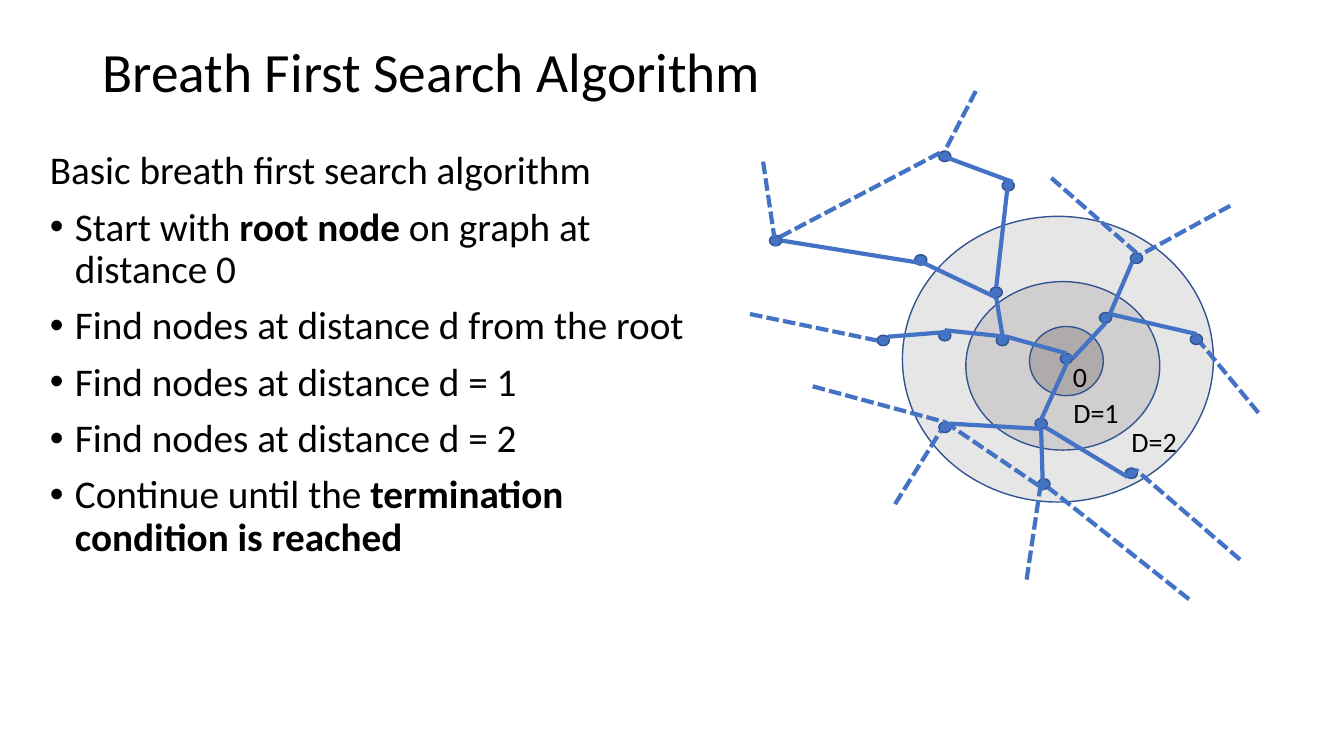
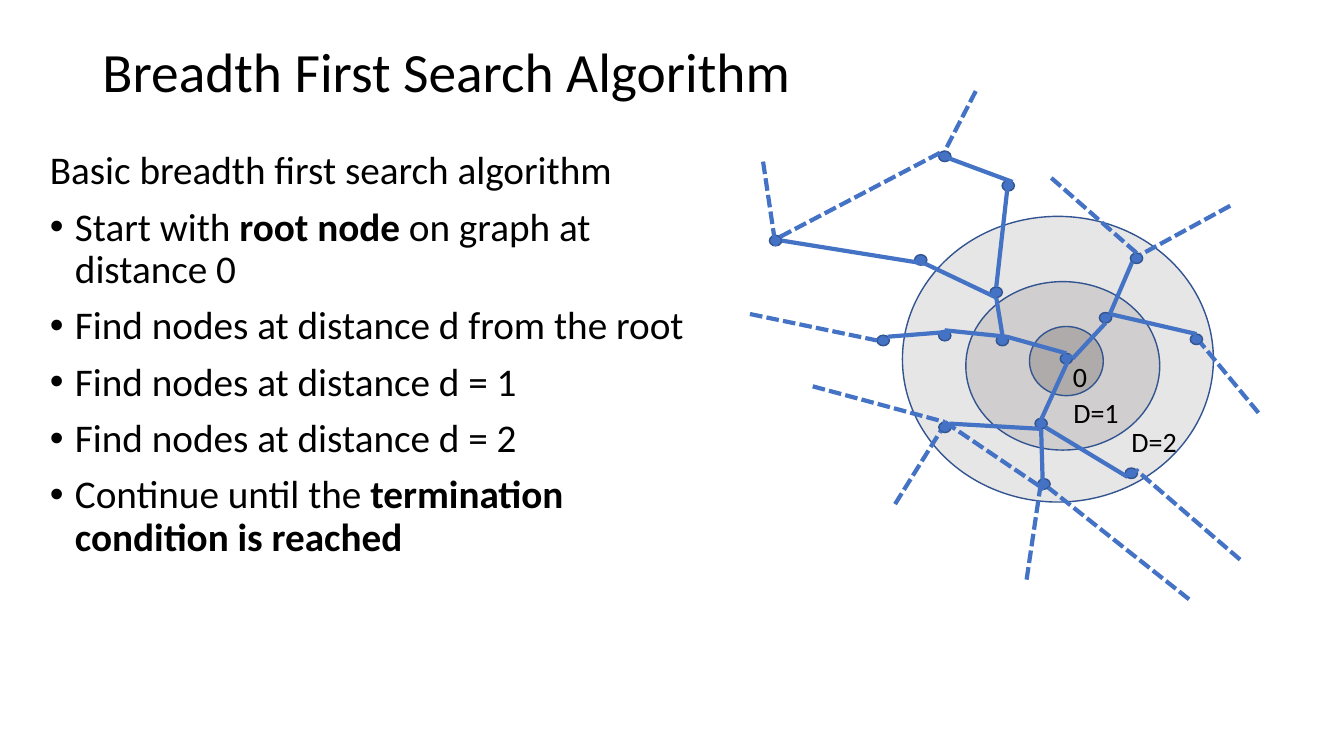
Before and after one commit to StephenElston/CSCI-E-108, a slide deck: slide 30 of slides/8_SocialNetworkAnalysis.pptx. Drawn at 1344x756 pixels with LibreOffice and Linux fonts; fonts in the diff are those of the drawing. Boxes give left, top, right and bottom in pixels: in the first picture for what was removed or moved away, otherwise in the second. Text is boxed around its words. In the diff, an @@ line names an element or a change of style, - is before the commit and + after.

Commit message:
Fixed typos from lecture

```diff
--- a/slides/8_SocialNetworkAnalysis.pptx
+++ b/slides/8_SocialNetworkAnalysis.pptx
@@ title at <box>102,53,790,102</box>: text changed @@
-Breath First Search Algorithm
+Breadth First Search Algorithm
@@ text at <box>50,156,612,191</box>: text changed @@
-Basic breath first search algorithm
+Basic breadth first search algorithm
```
Also in this commit, not shown: 4 other slides changed.
